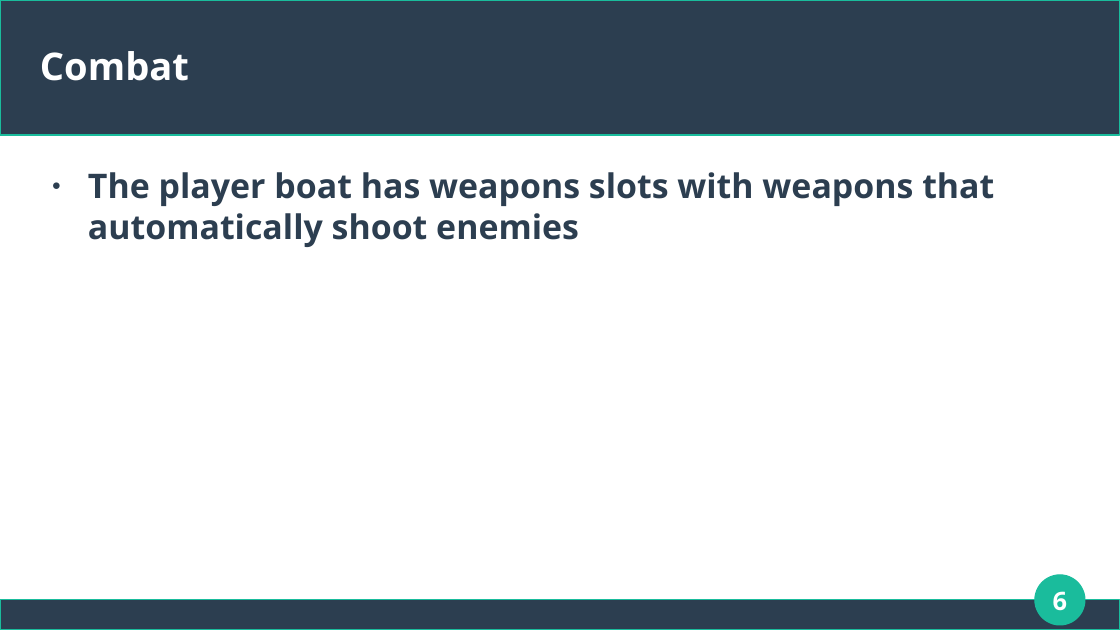
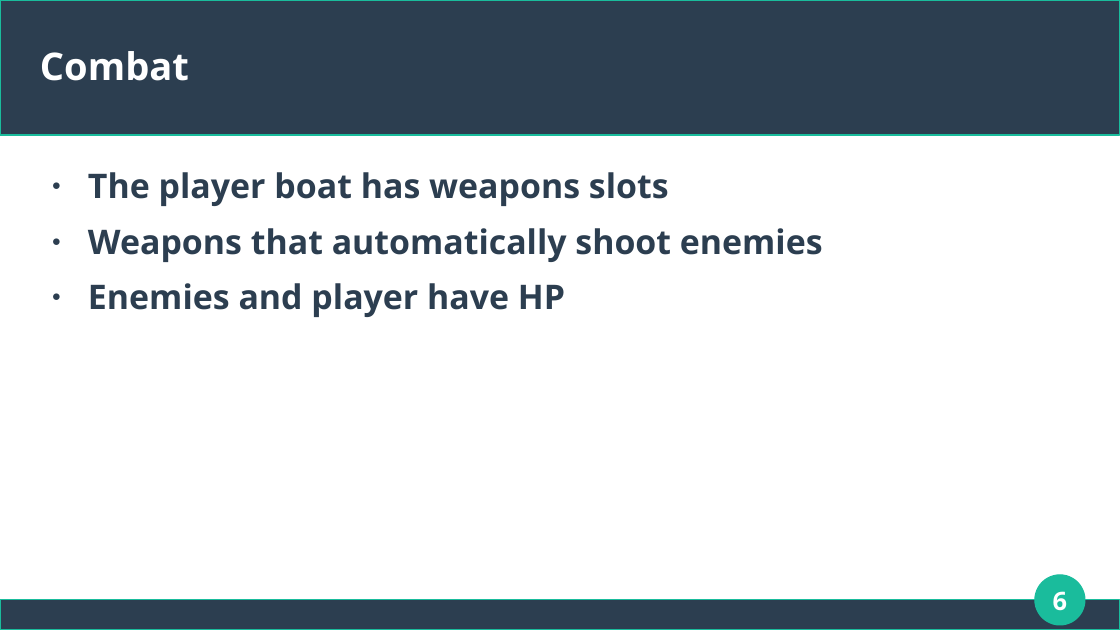
Before and after one commit to ktosox/Tool_Box_2, a slide deck: slide 6 of projects/vam-pirate_ship-vivors_2/GDD.odp. Drawn at 1120x630 pixels with LibreOffice and Linux fonts; fonts in the diff are those of the drawing. Boxes give left, top, right and bottom in pixels: in the first picture for what was removed or moved away, otherwise in the second. Text is boxed around its words. In the diff, an @@ line names an element or a change of style, - is before the commit and + after.

```diff
--- a/projects/vam-pirate_ship-vivors_2/GDD.odp
+++ b/projects/vam-pirate_ship-vivors_2/GDD.odp
@@ text at (88,172,823,317): text changed @@
-● The player boat has weapons slots with weapons that automatically shoot enemies
+● The player boat has weapons slots
+● Weapons that automatically shoot enemies
+● Enemies and player have HP
```
Also in this commit, not shown: 9 other files.
